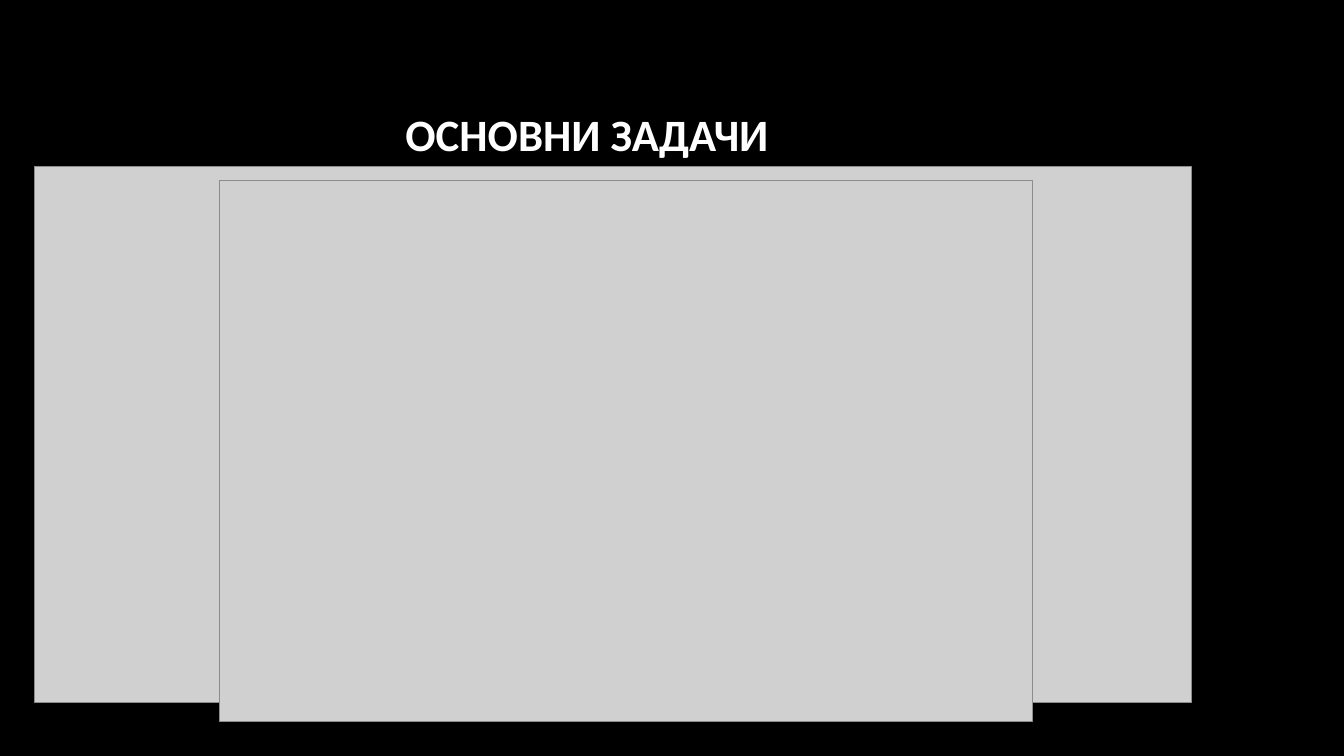
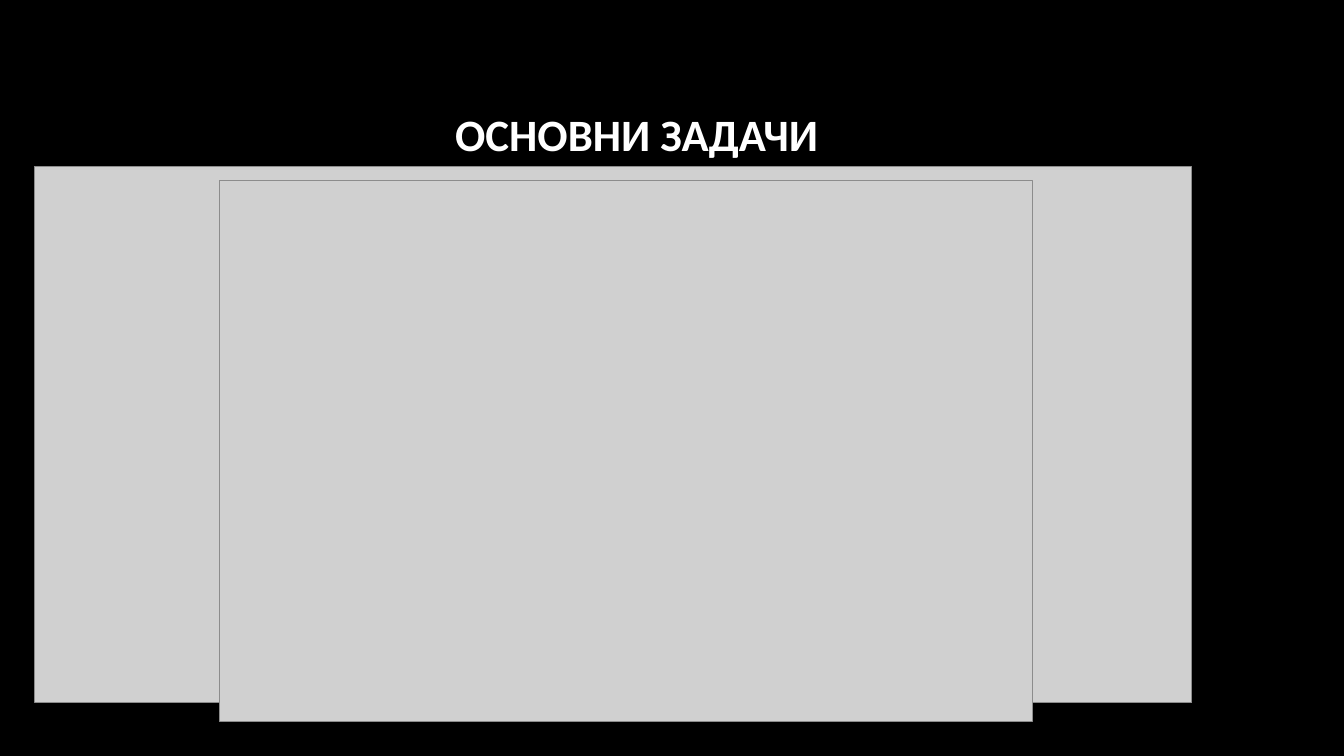
Before and after one commit to pgee-dzi2024/ThemeSP_2603, a slide deck: slide 4 of DR/Защита.pptx. Drawn at 1344x756 pixels with LibreOffice and Linux fonts; fonts in the diff are those of the drawing; grey boxes stand for pictures; background and template pictures are left out. Boxes give left, top, right and bottom in pixels: in the first picture for what was removed or moved away, otherwise in the second. Text is boxed around its words. In the diff, an @@ line names an element or a change of style, - is before the commit and + after.

```diff
--- a/DR/Защита.pptx
+++ b/DR/Защита.pptx
@@ title "ОСНОВНИ ЗАДАЧИ": place and size @@
-title "ОСНОВНИ ЗАДАЧИ" at bbox=[405, 121, 769, 158]
+title "ОСНОВНИ ЗАДАЧИ" at bbox=[455, 121, 818, 158]
```
Also in this commit, not shown: 6 other slides changed.
